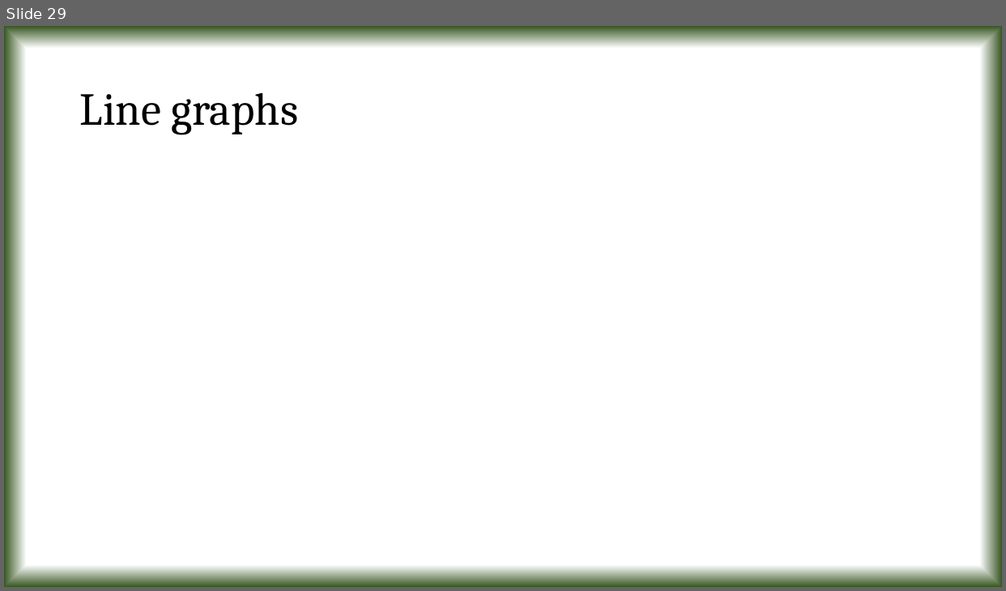
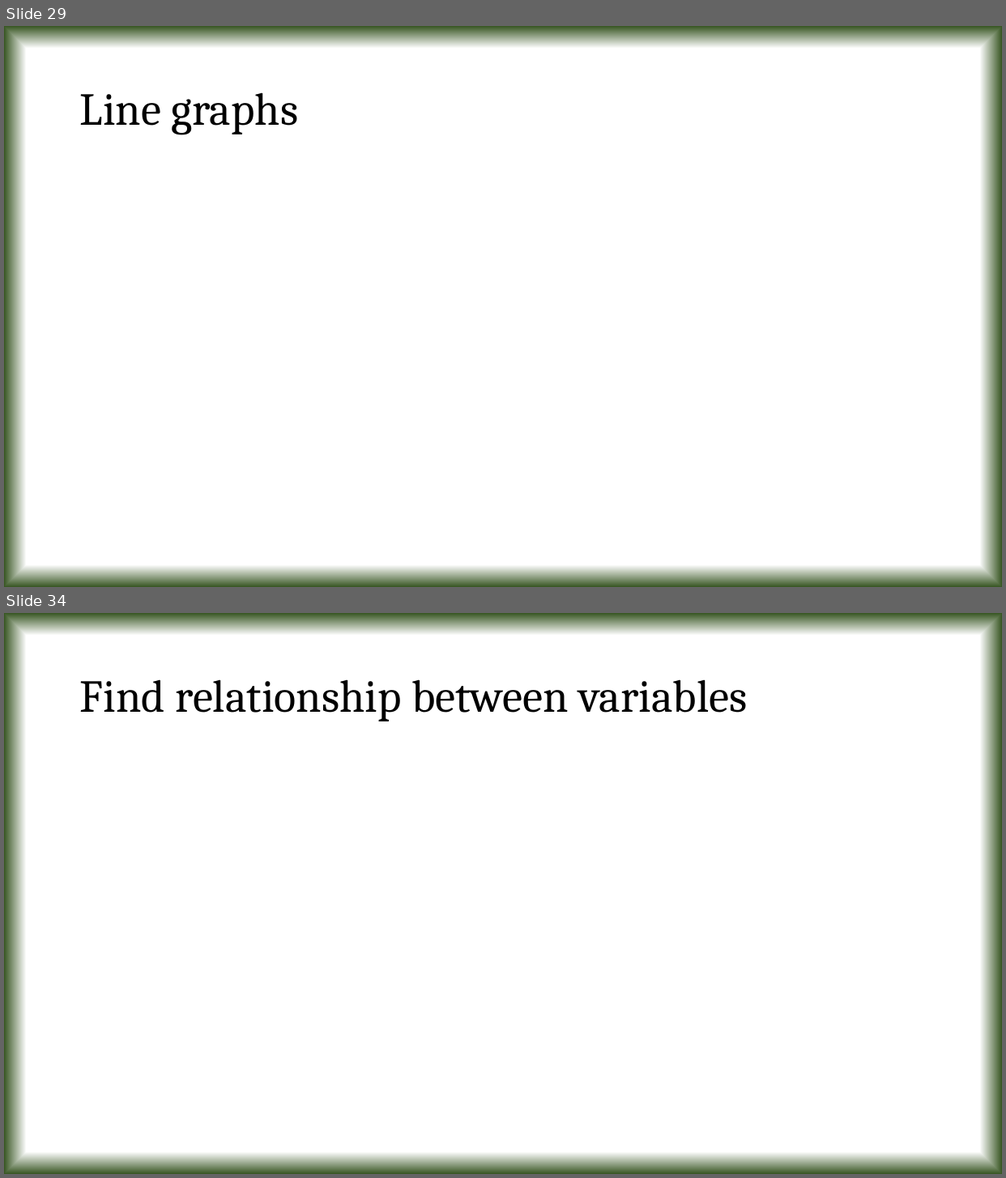
Before and after one commit to tanmoyie/Applied-Statistics, a slide deck: Python Projects & Dataset on Applied Statistics/Presentation on Python projects in Applied Statistics.pptx. Shown one above the other, each under a label of ours: slide 29 before the commit, slides 29 and 34 after it; the slides between them are not shown. The pictures are 1006x591 and 1006x1178 pixels, drawn with LibreOffice and Linux fonts; fonts in the diff are those of the drawing; grey boxes stand for pictures. Boxes give left, top, right and bottom in pixels: in the first picture for what was removed or moved away, otherwise in the second. Text is boxed around its words. In the diff, an @@ line names an element or a change of style, - is before the commit and + after.

```diff
--- a/Python Projects & Dataset on Applied Statistics/Presentation on Python projects in Applied Statistics.pptx
+++ b/Python Projects & Dataset on Applied Statistics/Presentation on Python projects in Applied Statistics.pptx
@@ slide 34 added at box(4, 613, 1002, 1174), background gradient #FFFFFF to #385723 @@
@@ title added at box(80, 679, 748, 722), 44 pt, text #000000 @@
+Find relationship between variables
```
Also in this commit, not shown: 5 other slides added, 3 other files.
